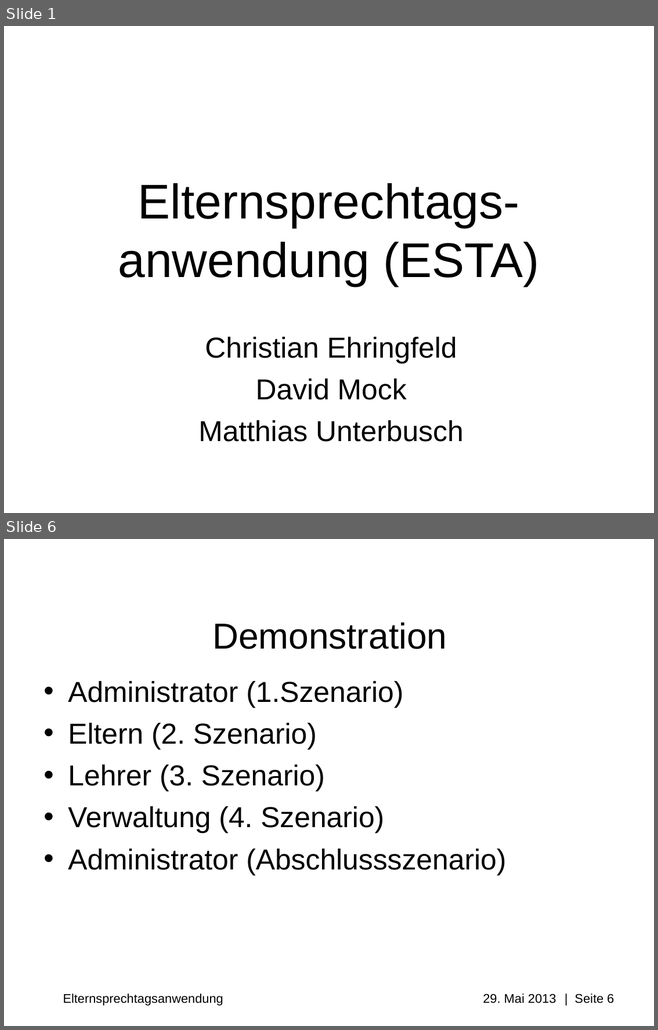
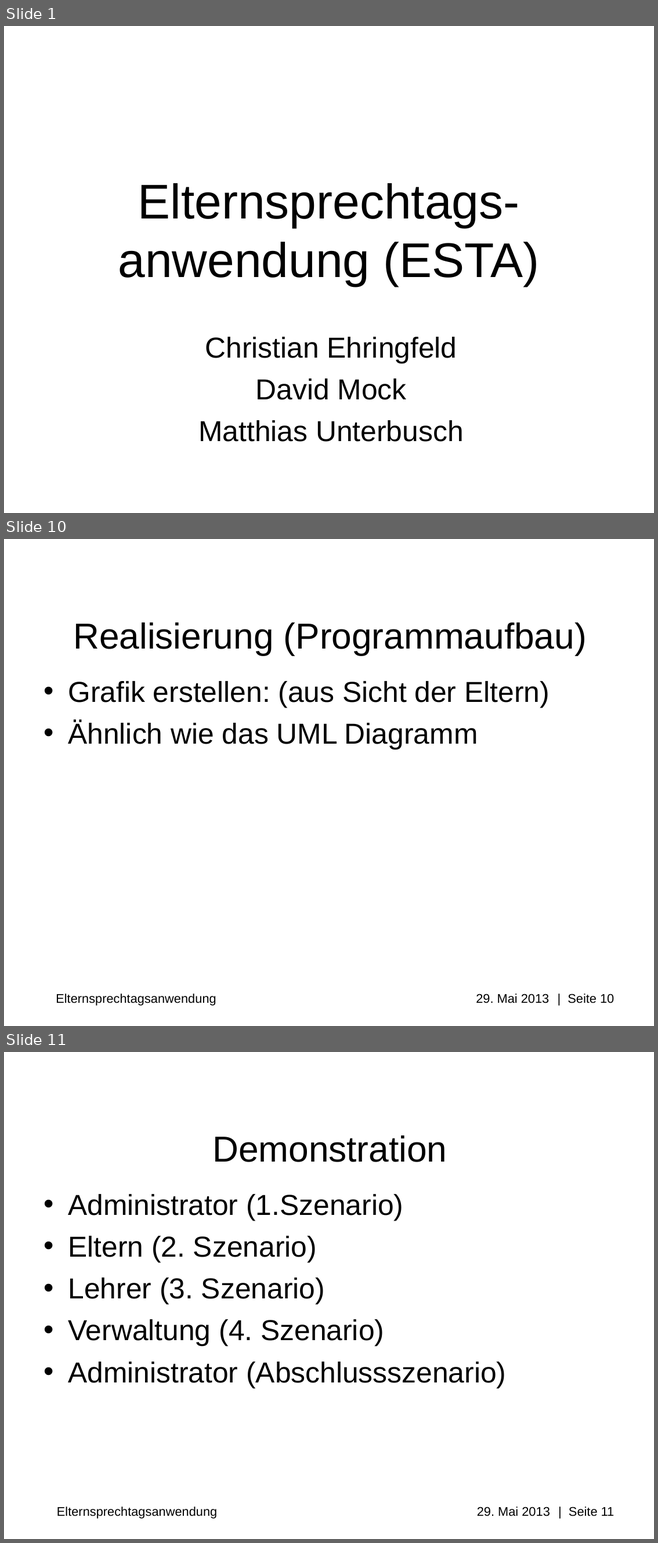
Before and after one commit to Professi/esta, a slide deck: docs/Praesentation/Elternsprechtagsapplikation(ESTA).ppt. Shown one above the other, each under a label of ours: slides 1 and 6 before the commit, slides 1, 10 and 11 after it; the slides between them are not shown. The pictures are 658x1030 and 658x1543 pixels, drawn with LibreOffice and Linux fonts; fonts in the diff are those of the drawing; background and template pictures are left out. Boxes give left, top, right and bottom in pixels: in the first picture for what was removed or moved away, otherwise in the second. Text is boxed around its words. In the diff, an @@ line names an element or a change of style, - is before the commit and + after.

```diff
--- a/docs/Praesentation/Elternsprechtagsapplikation(ESTA).ppt
+++ b/docs/Praesentation/Elternsprechtagsapplikation(ESTA).ppt
@@ slide 10 added at [4, 539, 654, 1026], background #FFFFFF; not listed: 1 template element that a slide beside it also shows @@
@@ title added at [73, 623, 586, 655], 40 pt, text #000000 @@
+Realisierung (Programmaufbau)
@@ text added at [68, 681, 549, 750], 32 pt, text #000000 @@
+• Grafik erstellen: (aus Sicht der Eltern)
+• Ähnlich wie das UML Diagramm
@@ what was slide 6 is now slide 11 @@
@@ text at [57, 1507, 614, 1519]: text changed @@
-Elternsprechtagsanwendung 29. Mai 2013 | Seite 6
+Elternsprechtagsanwendung 29. Mai 2013 | Seite 11
```
Also in this commit, not shown: 2 slides changed, 6 other slides added, 2 slides removed, 3 other files.
